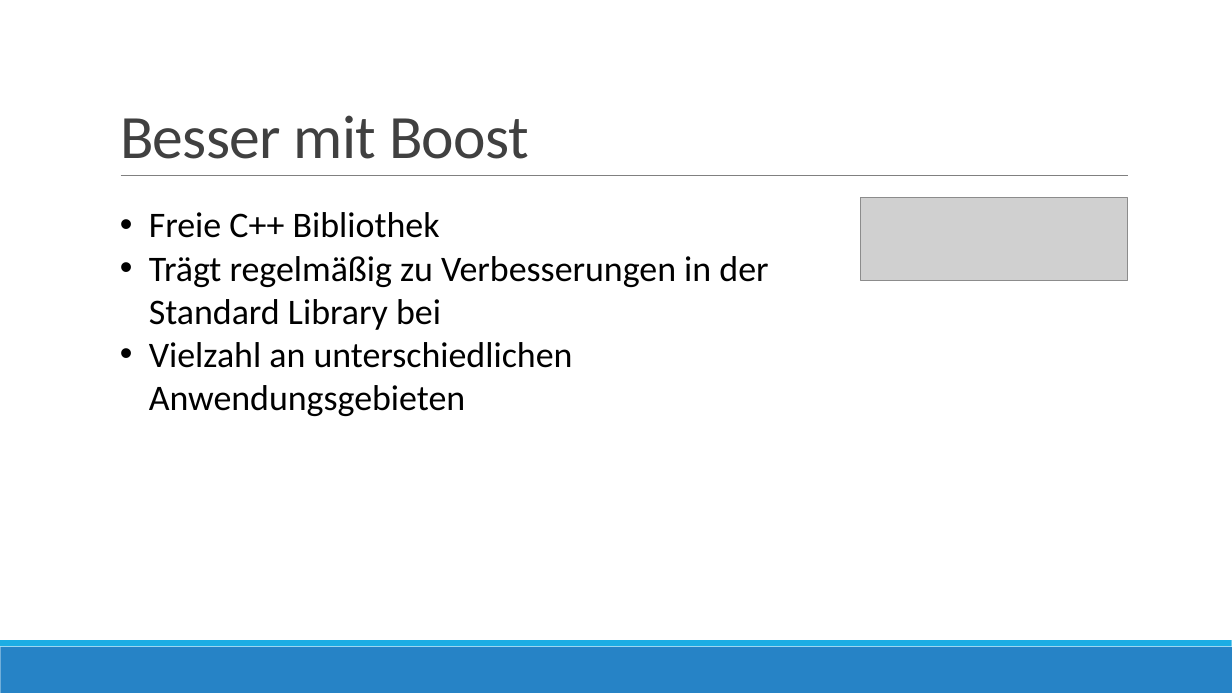
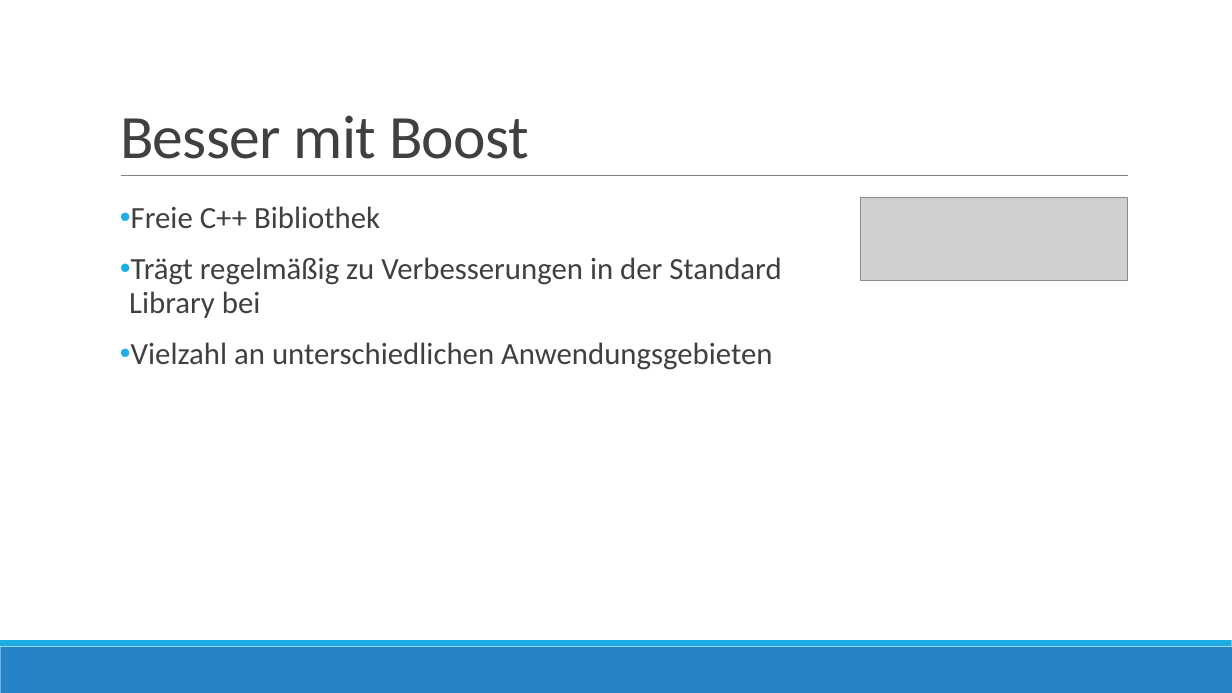
Before and after one commit to Goriar/ws16-17_santa, a slide deck: slide 5 of präsi.pptx. Drawn at 1232x693 pixels with LibreOffice and Linux fonts; fonts in the diff are those of the drawing; grey boxes stand for pictures; background and template pictures are left out. Boxes give left, top, right and bottom in pixels: in the first picture for what was removed or moved away, otherwise in the second. Text is boxed around its words. In the diff, an @@ line names an element or a change of style, - is before the commit and + after.

```diff
--- a/präsi.pptx
+++ b/präsi.pptx
@@ text "Freie C++ Bibliothek" at (x1=129, y1=206, x2=781, y2=370): size 28 to 24 pt, text colour #000000 to #404040; indent changed; line spacing 1 to 0.9; more space between paragraphs @@
```
Also in this commit, not shown: 7 other slides changed.
